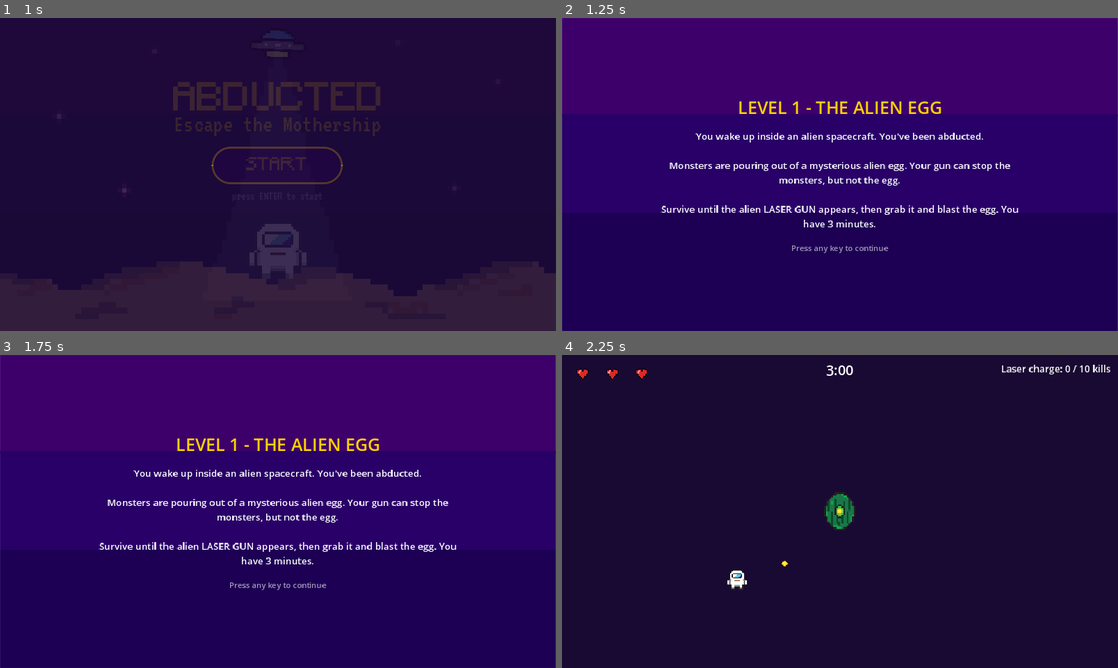
Above: before the commit, frames 1-4 (two rows, left to right).
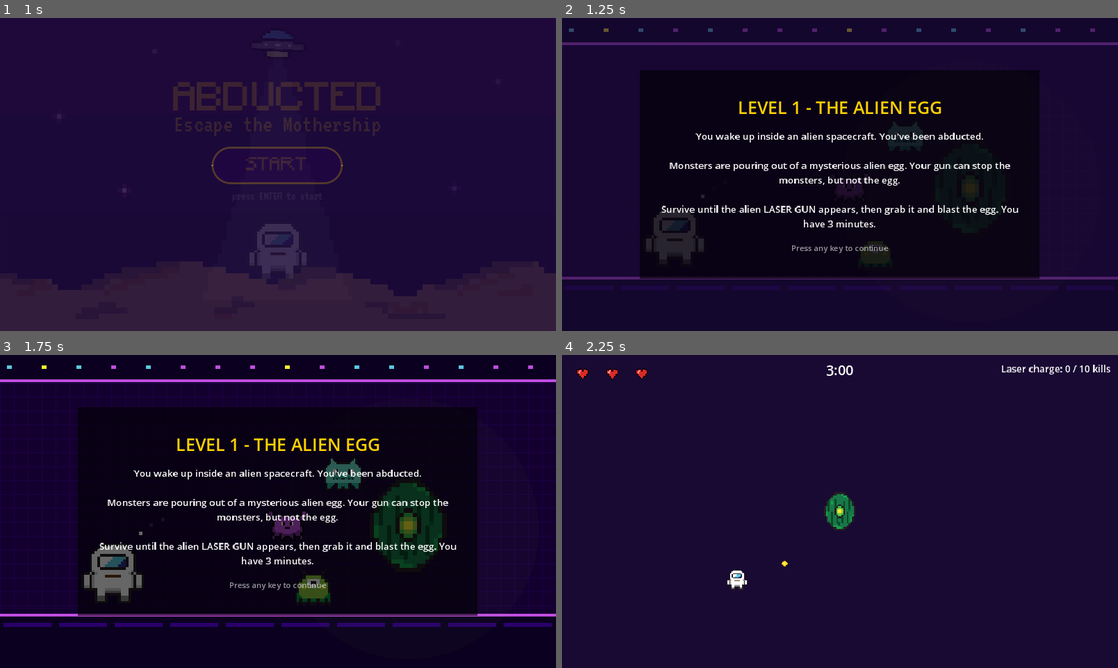
Above: after the commit, the same moments.

Repository: Game-Design-Abducted/abducted-escape-the-mothership
Game: Godot game, scene res://ui/title_screen.tscn
The game is run twice, just before and just after one commit, with the same random seed, the same clock (stepped at 60 frames per second) and the same inputs.
Inputs (mouse positions are in pixels of both pictures, inside the frame that each line leads up to):
- Up to frame 1 (1 s): click "START" at 0.5 s
- Up to frame 2 (1.25 s): no input
- Up to frame 3 (1.75 s): tap Enter (ui_accept) at 1.25, 1.52 s; move the mouse to (400, 495) at 1.27 s; hold D (move_right) from 1.28 s (still down); hold Space (attack) from 1.28 s (still down); click (400, 495) at 1.42 s
- Up to frame 4 (2.25 s): tap Enter (ui_accept) at 2 s; move the mouse to (728, 527) at 2.02 s; release D (move_right) at 2.03 s; release Space (attack) at 2.03 s; hold S (move_down) from 2.03 s (still down); click (728, 527) at 2.1 s

Frame 1 is identical in both runs. In frame 2, 97% of the frame differs, in the area x 0-100%, y 0-100%; in frame 3, 97%; in frame 4, nothing differs.

Commit message:
Story art: show it on the story pages and fix the animation script
- story_screen puts Story_Intro / Story_Level2 / Story_Ending behind the
  text, with a dark panel so the text stays readable
- story_screen: timestamp instead of an awaited timer for the 0.6 s key
  delay (the pending await kept the screen and its art alive on exit)
- story_art.gd: walks all descendants, so the ending trail and the intro
  thought dots are now children of the ship / player and move with them
- pulse gets a sane default amp (0.03) instead of the 6 px default
- shake picks one new offset per tick instead of jittering every frame
- twinkle, blink and flyaway respect the node's own alpha
- keeps a pivot set in the scene; typed Item class instead of a Dictionary
- reference previews and unused layers (Interior_Red, Glow_Red, Stars_Sky)
  moved to art_source/ so they are not imported or exported
- .import files rewritten by Godot 4.3 (the project's version); dropped
  the 4.4-only story_art.gd.uid

Diff:
--- a/assets/story/Story_Ending.tscn
+++ b/assets/story/Story_Ending.tscn
@@ -147,90 +147,6 @@
 metadata/amp = 0.015
 metadata/speed = 0.8
 
-[node name="Trail1" type="ColorRect" parent="."]
-layout_mode = 0
-offset_left = 220
-offset_top = 412
-offset_right = 232
-offset_bottom = 418
-mouse_filter = 2
-color = Color(0.976, 0.929, 0.196, 1)
-metadata/motion = "blink"
-metadata/speed = 6.0
-metadata/phase = 0.0
-
-[node name="Trail2" type="ColorRect" parent="."]
-layout_mode = 0
-offset_left = 192
-offset_top = 412
-offset_right = 204
-offset_bottom = 418
-mouse_filter = 2
-color = Color(0.976, 0.929, 0.196, 1)
-metadata/motion = "blink"
-metadata/speed = 6.0
-metadata/phase = -0.7
-
-[node name="Trail3" type="ColorRect" parent="."]
-layout_mode = 0
-offset_left = 164
-offset_top = 412
-offset_right = 176
-offset_bottom = 418
-mouse_filter = 2
-color = Color(0.976, 0.929, 0.196, 1)
-metadata/motion = "blink"
-metadata/speed = 6.0
-metadata/phase = -1.4
-
-[node name="Trail4" type="ColorRect" parent="."]
-layout_mode = 0
-offset_left = 136
-offset_top = 412
-offset_right = 148
-offset_bottom = 418
-mouse_filter = 2
-color = Color(0.969, 0.580, 0.114, 1)
-metadata/motion = "blink"
-metadata/speed = 6.0
-metadata/phase = -2.0999999999999996
-
-[node name="Trail5" type="ColorRect" parent="."]
-layout_mode = 0
-offset_left = 108
-offset_top = 412
-offset_right = 120
-offset_bottom = 418
-mouse_filter = 2
-color = Color(0.969, 0.580, 0.114, 1)
-metadata/motion = "blink"
-metadata/speed = 6.0
-metadata/phase = -2.8
-
-[node name="Trail6" type="ColorRect" parent="."]
-layout_mode = 0
-offset_left = 80
-offset_top = 412
-offset_right = 92
-offset_bottom = 418
-mouse_filter = 2
-color = Color(0.969, 0.580, 0.114, 1)
-metadata/motion = "blink"
-metadata/speed = 6.0
-metadata/phase = -3.5
-
-[node name="Trail7" type="ColorRect" parent="."]
-layout_mode = 0
-offset_left = 52
-offset_top = 412
-offset_right = 64
-offset_bottom = 418
-mouse_filter = 2
-color = Color(0.969, 0.580, 0.114, 1)
-metadata/motion = "blink"
-metadata/speed = 6.0
-metadata/phase = -4.199999999999999
-
 [node name="Spaceship" type="TextureRect" parent="."]
 layout_mode = 0
 offset_left = 240.0
@@ -244,3 +160,94 @@
 metadata/motion = "bob"
 metadata/amp = 8.0
 metadata/speed = 1.8
+
+[node name="Trail1" type="ColorRect" parent="Spaceship"]
+layout_mode = 0
+offset_left = -20.0
+offset_top = 172.0
+offset_right = -8.0
+offset_bottom = 178.0
+mouse_filter = 2
+show_behind_parent = true
+color = Color(0.976, 0.929, 0.196, 1)
+metadata/motion = "blink"
+metadata/speed = 6.0
+metadata/phase = 0.0
+
+[node name="Trail2" type="ColorRect" parent="Spaceship"]
+layout_mode = 0
+offset_left = -48.0
+offset_top = 172.0
+offset_right = -36.0
+offset_bottom = 178.0
+mouse_filter = 2
+show_behind_parent = true
+color = Color(0.976, 0.929, 0.196, 1)
+metadata/motion = "blink"
+metadata/speed = 6.0
+metadata/phase = -0.7
+
+[node name="Trail3" type="ColorRect" parent="Spaceship"]
+layout_mode = 0
+offset_left = -76.0
+offset_top = 172.0
+offset_right = -64.0
+offset_bottom = 178.0
+mouse_filter = 2
+show_behind_parent = true
+color = Color(0.976, 0.929, 0.196, 1)
+metadata/motion = "blink"
+metadata/speed = 6.0
+metadata/phase = -1.4
+
+[node name="Trail4" type="ColorRect" parent="Spaceship"]
+layout_mode = 0
+offset_left = -104.0
+offset_top = 172.0
+offset_right = -92.0
+offset_bottom = 178.0
+mouse_filter = 2
+show_behind_parent = true
+color = Color(0.969, 0.580, 0.114, 1)
+metadata/motion = "blink"
+metadata/speed = 6.0
+metadata/phase = -2.0999999999999996
+
+[node name="Trail5" type="ColorRect" parent="Spaceship"]
+layout_mode = 0
+offset_left = -132.0
+offset_top = 172.0
+offset_right = -120.0
+offset_bottom = 178.0
+mouse_filter = 2
+show_behind_parent = true
+color = Color(0.969, 0.580, 0.114, 1)
+metadata/motion = "blink"
+metadata/speed = 6.0
+metadata/phase = -2.8
+
+[node name="Trail6" type="ColorRect" parent="Spaceship"]
+layout_mode = 0
+offset_left = -160.0
+offset_top = 172.0
+offset_right = -148.0
+offset_bottom = 178.0
+mouse_filter = 2
+show_behind_parent = true
+color = Color(0.969, 0.580, 0.114, 1)
+metadata/motion = "blink"
+metadata/speed = 6.0
+metadata/phase = -3.5
+
+[node name="Trail7" type="ColorRect" parent="Spaceship"]
+layout_mode = 0
+offset_left = -188.0
+offset_top = 172.0
+offset_right = -176.0
+offset_bottom = 178.0
+mouse_filter = 2
+show_behind_parent = true
+color = Color(0.969, 0.580, 0.114, 1)
+metadata/motion = "blink"
+metadata/speed = 6.0
+metadata/phase = -4.199999999999999
--- a/assets/story/Story_Intro.tscn
+++ b/assets/story/Story_Intro.tscn
@@ -120,37 +120,40 @@
 metadata/amp = 4.0
 metadata/speed = 1.5
 
-[node name="Dot1" type="ColorRect" parent="."]
+[node name="Dot1" type="ColorRect" parent="Player"]
 layout_mode = 0
-offset_left = 320
-offset_top = 410
-offset_right = 328
-offset_bottom = 418
+offset_left = 156.0
+offset_top = 2.0
+offset_right = 164.0
+offset_bottom = 10.0
 mouse_filter = 2
+show_behind_parent = true
 color = Color(1.000, 1.000, 1.000, 1)
 metadata/motion = "blink"
 metadata/speed = 1.2
 metadata/phase = 0.0
 
-[node name="Dot2" type="ColorRect" parent="."]
+[node name="Dot2" type="ColorRect" parent="Player"]
 layout_mode = 0
-offset_left = 344
-offset_top = 392
-offset_right = 352
-offset_bottom = 400
+offset_left = 180.0
+offset_top = -16.0
+offset_right = 188.0
+offset_bottom = -8.0
 mouse_filter = 2
+show_behind_parent = true
 color = Color(1.000, 1.000, 1.000, 1)
 metadata/motion = "blink"
 metadata/speed = 1.2
 metadata/phase = -0.9
 
-[node name="Dot3" type="ColorRect" parent="."]
+[node name="Dot3" type="ColorRect" parent="Player"]
 layout_mode = 0
-offset_left = 372
-offset_top = 378
-offset_right = 380
-offset_bottom = 386
+offset_left = 208.0
+offset_top = -30.0
+offset_right = 216.0
+offset_bottom = -22.0
 mouse_filter = 2
+show_behind_parent = true
 color = Color(1.000, 1.000, 1.000, 1)
 metadata/motion = "blink"
 metadata/speed = 1.2
--- a/assets/story/story_art.gd
+++ b/assets/story/story_art.gd
@@ -1,35 +1,64 @@
 extends Control
 ## Animated story / end-screen art. Fah's.
 ##
-## Every child can move by itself. Select a node, then in the Inspector
-## (bottom: Metadata) set:
+## Every node in the scene can move by itself (children of children too, so a
+## trail parented under the spaceship follows it). Select a node, then in the
+## Inspector (bottom: Metadata) set:
 ##   motion  = "bob" | "hop" | "pulse" | "glow" | "twinkle" | "blink" | "shake" | "flyaway"
-##   amp     = how far (px) or how much (scale, for pulse)
+##   amp     = how far in px (bob, hop, shake), or how much scale (pulse, e.g. 0.03)
 ##   speed   = how fast
 ##   phase   = start offset, so things don't move in sync
 ##   low     = lowest alpha (twinkle)
 ##   move    = Vector2 travel distance (flyaway)
-## Nodes without "motion" stay still.
+## Nodes without "motion" stay still. The pivot you set in the Inspector is
+## kept; nodes with no pivot scale around their centre.
 ##
-## Use: instance this scene behind the text (story_screen / end_screen).
+## Use: story_screen.gd puts one of these behind the text for each page.
 
 @export var fade_in := 0.5
 
-var _items: Array = []
+## Default amp per motion, used when a node has no "amp" metadata.
+const DEFAULT_AMP := {"pulse": 0.03}
+const DEFAULT_AMP_PX := 6.0
+const SHAKE_RATE := 12.0   # new shake offset this many times per second
+
+
+class Item:
+	var node: Control
+	var kind: String
+	var pos: Vector2
+	var scale: Vector2
+	var alpha: float
+	var amp: float
+	var speed: float
+	var phase: float
+	var low: float
+	var move: Vector2
+	var shake_tick := -1
+
+
+var _items: Array[Item] = []
 var _t := 0.0
 
 
 func _ready() -> void:
-	for n in get_children():
-		if n is Control and n.has_meta("motion"):
+	for n in find_children("*", "Control", true, false):
+		if not n.has_meta("motion"):
+			continue
+		var it := Item.new()
+		it.node = n
+		it.kind = String(n.get_meta("motion"))
+		it.pos = n.position
+		it.scale = n.scale
+		it.alpha = n.modulate.a
+		it.amp = float(n.get_meta("amp", DEFAULT_AMP.get(it.kind, DEFAULT_AMP_PX)))
+		it.speed = float(n.get_meta("speed", 1.0))
+		it.phase = float(n.get_meta("phase", randf() * TAU))
+		it.low = float(n.get_meta("low", 0.3))
+		it.move = n.get_meta("move", Vector2.ZERO)
+		if n.pivot_offset == Vector2.ZERO:
 			n.pivot_offset = n.size / 2.0
-			_items.append({
-				"node": n, "kind": String(n.get_meta("motion")),
-				"pos": n.position, "scale": n.scale, "alpha": n.modulate.a,
-				"amp": float(n.get_meta("amp", 6.0)), "speed": float(n.get_meta("speed", 1.0)),
-				"phase": float(n.get_meta("phase", randf() * TAU)), "low": float(n.get_meta("low", 0.3)),
-				"move": n.get_meta("move", Vector2.ZERO),
-			})
+		_items.append(it)
 	if fade_in > 0.0:
 		modulate.a = 0.0
 		create_tween().tween_property(self, "modulate:a", 1.0, fade_in)
@@ -38,8 +67,8 @@
 func _process(delta: float) -> void:
 	_t += delta
 	for it in _items:
-		var n: Control = it.node
-		var s: float = sin(_t * it.speed + it.phase)
+		var n := it.node
+		var s := sin(_t * it.speed + it.phase)
 		match it.kind:
 			"bob":
 				n.position.y = it.pos.y + s * it.amp
@@ -50,14 +79,16 @@
 			"glow":
 				n.modulate.a = it.alpha * (0.65 + 0.35 * s)
 			"twinkle":
-				n.modulate.a = lerpf(it.low, 1.0, 0.5 + 0.5 * s)
+				n.modulate.a = it.alpha * lerpf(it.low, 1.0, 0.5 + 0.5 * s)
 			"blink":
-				n.modulate.a = 1.0 if s > 0.0 else 0.15
+				n.modulate.a = it.alpha if s > 0.0 else it.alpha * 0.15
 			"shake":
-				if int(_t * 12.0) % 2 == 0:
+				var tick := int(_t * SHAKE_RATE)
+				if tick != it.shake_tick:
+					it.shake_tick = tick
 					n.position = it.pos + Vector2(randf_range(-it.amp, it.amp), randf_range(-it.amp, it.amp))
 			"flyaway":
-				var f: float = fmod(_t * it.speed + it.phase / TAU, 1.0)
+				var f := fmod(_t * it.speed + it.phase / TAU, 1.0)
 				n.position = it.pos + it.move * f
 				n.scale = it.scale * (1.0 - 0.7 * f)
-				n.modulate.a = 1.0 - f * f
+				n.modulate.a = it.alpha * (1.0 - f * f)
--- a/ui/story_screen.gd
+++ b/ui/story_screen.gd
@@ -7,10 +7,17 @@
 ##   "ending" -> after level 2 (then the end screen)
 ## Press any key / click to continue.
 ##
-## TODO Yang (ask Fah for the story art):
-##  - story art for each page (Spaceship.png for the ending?)
+## Each page shows Fah's animated art (assets/story/) behind the text.
+##
+## TODO Yang:
 ##  - typewriter text effect, pixel font
 ##  - "loading" screen, could just be a short fade here
+
+const ART := {
+	"intro": "res://assets/story/Story_Intro.tscn",
+	"level2": "res://assets/story/Story_Level2.tscn",
+	"ending": "res://assets/story/Story_Ending.tscn",
+}
 
 const PAGES := {
 	"intro": {
@@ -30,23 +37,31 @@
 @onready var title_label: Label = $VBox/Title
 @onready var body_label: Label = $VBox/Body
 
-var _can_continue := false
+const INPUT_DELAY_MSEC := 600   # so a key held from the last screen doesn't skip this one
+
+var _accept_input_at := 0
+var _left := false
 
 
 func _ready() -> void:
 	var page: Dictionary = PAGES.get(GameState.story_id, PAGES["intro"])
 	title_label.text = page["title"]
 	body_label.text = page["text"]
-	# Small delay so a key held from the last screen doesn't skip this one
-	await get_tree().create_timer(0.6).timeout
-	_can_continue = true
+	var art: PackedScene = load(ART.get(GameState.story_id, ART["intro"]))
+	var art_node := art.instantiate()
+	add_child(art_node)
+	move_child(art_node, $Background.get_index() + 1)   # over the plain background, under the text
+	$Background.hide()
+	# A timestamp, not an awaited timer: a pending await kept this screen
+	# (and its art) alive when the scene changed before the timer fired.
+	_accept_input_at = Time.get_ticks_msec() + INPUT_DELAY_MSEC
 
 
 func _unhandled_input(event: InputEvent) -> void:
-	if not _can_continue:
+	if _left or Time.get_ticks_msec() < _accept_input_at:
 		return
 	if (event is InputEventKey or event is InputEventMouseButton) and event.is_pressed():
-		_can_continue = false
+		_left = true
 		if GameState.story_id == "ending":
 			GameState.goto("end")
 		else:
--- a/ui/story_screen.tscn
+++ b/ui/story_screen.tscn
@@ -23,6 +23,22 @@
 expand_mode = 1
 stretch_mode = 6
 texture_filter = 2
+
+[node name="TextShade" type="ColorRect" parent="."]
+layout_mode = 1
+anchors_preset = 8
+anchor_left = 0.5
+anchor_top = 0.5
+anchor_right = 0.5
+anchor_bottom = 0.5
+offset_left = -460.0
+offset_top = -240.0
+offset_right = 460.0
+offset_bottom = 240.0
+grow_horizontal = 2
+grow_vertical = 2
+mouse_filter = 2
+color = Color(0, 0, 0, 0.6)
 
 [node name="VBox" type="VBoxContainer" parent="."]
 layout_mode = 1
Renamed: assets/story/layers/00_Preview_Story_Ending.png -> art_source/story_previews/Preview_Story_Ending.png
Renamed: assets/story/layers/00_Preview_Story_Intro.png -> art_source/story_previews/Preview_Story_Intro.png
Renamed: assets/story/layers/00_Preview_Story_Level2.png -> art_source/story_previews/Preview_Story_Level2.png
Renamed: assets/story/layers/Glow_Red.png -> art_source/story_unused/Glow_Red.png
Renamed: assets/story/layers/Interior_Red.png -> art_source/story_unused/Interior_Red.png
Renamed: assets/story/layers/Stars_Sky.png -> art_source/story_unused/Stars_Sky.png
Not shown, removed: assets/story/layers/00_Preview_Story_Ending.png.import
Not shown, removed: assets/story/layers/00_Preview_Story_Intro.png.import
Not shown, removed: assets/story/layers/00_Preview_Story_Level2.png.import
Not shown, changed: assets/story/layers/Earth.png.import
Not shown, changed: assets/story/layers/Glow_Blue.png.import
Not shown, changed: assets/story/layers/Glow_Green.png.import
(and 8 more such lines)
